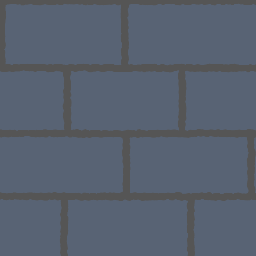
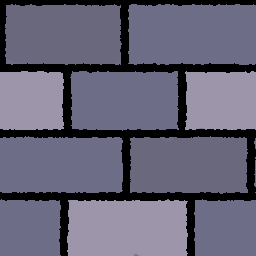
Layers edited between the first and the second 256px x 256px image:
painted on "lineart" over bbox(0, 0, 256, 256)
painted on "colour" over bbox(0, 0, 256, 256)
